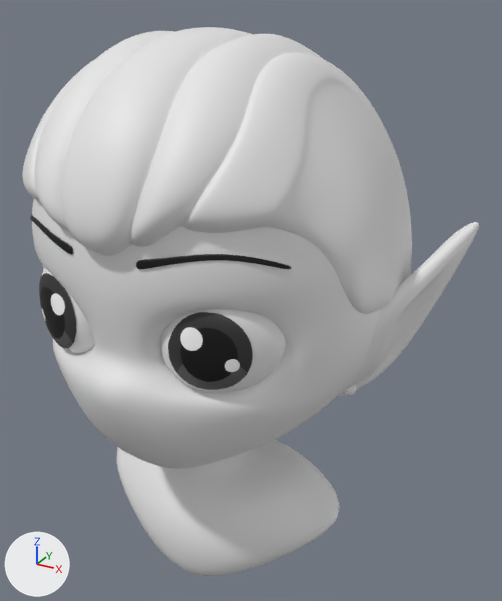
The Blender file Scenes/portrait11.blend: old version first, new version second.
Both versions are drawn from a 50 mm lens placed at (2.12, -3.39, 3.13), pointed at (0.14, 0.22, 1.32). Every picture has the same lights, and +X, +Y and +Z are marked at lower left.

Script lines for the objects in view, before the commit:
```python
ob_earrings_l1 = bpy.data.objects.new('earrings_L1', me_sphere_042)
ob_earrings_l1.location = (0.01, -0.01, 0.0)
ob_eyebrows1 = bpy.data.objects.new('eyebrows1', me_sphere_016)
ob_eyebrows1.location = (0.0, 0.0, 1.7)
ob_eyebrows1.scale = (1.16, 1.16, 1.16)
ob_eyelashes1 = bpy.data.objects.new('eyelashes1', me_sphere_009)
ob_eyelashes1.location = (0.0, 0.0, 1.7)
ob_eyelashes1.scale = (1.16, 1.16, 1.16)
ob_hairbase1 = bpy.data.objects.new('hairBase1', me_sphere_013)
ob_hairbase1.location = (0.0, 0.0, 1.7)
ob_hairbase1.scale = (1.16, 1.16, 1.16)
ob_hairbase3 = bpy.data.objects.new('hairBase3', me_sphere_029)
ob_hairbase3.location = (0.0, 0.0, 0.0)
ob_head = bpy.data.objects.new('head', me_sphere_002)
ob_head.location = (0.0, 0.0, 1.7)
ob_head.scale = (1.16, 1.16, 1.16)
# also in view: 'pupil_R' at (-0.48, -0.67, 1.53); 'eyes' at (0.0, -0.67, 1.53); 'pupil_L' at (0.48, -0.67, 1.53); 'chest' at (0.0, -0.05, 0.15)
```
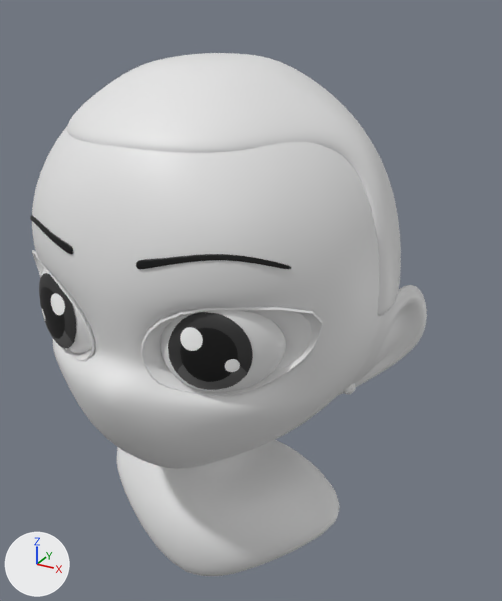
The newer file adds a shape key; the second version is drawn at full value of the shape key 'corner_EXT' of 'eyelashes1', and the change is written as the vertex moves it makes.

ob_boolbangs5 is not drawn itself; it is used by a modifier of ob_hairbase2, ob_hairbase5, ob_hairbase3, ob_hairbase4.

Where the change shows, as pixel boxes [x1, y1, x2, y2] in the pictures (502 x 601 px; the box of a moved part takes in the faces that stretch with it):
'head', reshaped: before [32, 199, 479, 469]; after [32, 127, 427, 469]
'hairBase3', hidden, added: before [22, 27, 412, 314]
'hairBase1', shown: after [67, 53, 401, 316]
'eyelashes1', shown: after [32, 250, 323, 397]
'earrings_L1', moved: before [344, 385, 357, 396]; after [343, 383, 356, 394]
part 1 of me_sphere_002, moved or reshaped: before [326, 222, 479, 405]; after [326, 285, 427, 405]

The change, as a list of edits to the scene's bpy script:
```text
Change me_sphere_002:
    used by ob_head; location = (0.0, 0.0, 1.7); scale = (1.16, 1.16, 1.16)
    remove me_sphere_002.from_pydata(...)  # 7290 vertices, 7288 faces; spans x -1.2..1.2, y -0.92..1.01, z -0.98..0.96
    add me_sphere_002.from_pydata(...)  # 6266 vertices, 6264 faces; spans x -1.04..1.04, y -0.92..1.01, z -0.98..0.96
    me_sphere_002 part 1: 18 vertices moved within x 0.73..1.01, y -0.08..0.36, z -0.66..-0.12; 1838 vertices removed from x 0.7..1.2, y -0.18..0.68, z -0.67..0.16; 1326 vertices added at x 0.72..1.04, y -0.17..0.46, z -0.67..-0.07
    me_sphere_002 part 2: 17 vertices moved within x -1.01..-0.74, y -0.08..0.36, z -0.66..-0.12; 1838 vertices removed from x -1.2..-0.7, y -0.18..0.68, z -0.67..0.16; 1326 vertices added at x -1.04..-0.72, y -0.17..0.46, z -0.67..-0.07
Add me_cube_001:
    me_cube_001.from_pydata(...)  # 32 vertices, 30 faces; spans x -0.172..0.303, y -1.188..-0.46, z 2.18..3.032
    me_cube_001.polygons.foreach_set('use_smooth', [True] * 30)
Change ob_earrings_l1:
    ob_earrings_l1.location: (0.01, -0.01, 0.0) -> (0.0, 0.0, 0.0)
Change ob_hairbase3:
    where _m = ob_hairbase3.modifiers.new('BooleanBangs', 'BOOLEAN')
    add _m.object = ob_boolbangs5
    add ob_hairbase3.hide_set(True)
Change ob_hairbase1:
    remove ob_hairbase1.hide_set(True)
Change ob_eyelashes1:
    remove _m = ob_eyelashes1.modifiers.new('Mirror', 'MIRROR')
    remove _m.use_clip = True
    remove _m = ob_eyelashes1.modifiers.new('Subdivision.001', 'SUBSURF')
    remove _m.use_limit_surface = False
    remove _m = ob_eyelashes1.modifiers.new('Solidify', 'SOLIDIFY')
    remove _m.thickness = 0.02
    remove _m = ob_eyelashes1.modifiers.new('Subdivision', 'SUBSURF')
    remove _m.render_levels = 1
    remove _m.use_limit_surface = False
    remove ob_eyelashes1.hide_set(True)
Add ob_boolbangs5:
    ob_boolbangs5 = bpy.data.objects.new('boolBangs5', me_cube_001)
    ob_boolbangs5.location = (0.0, 0.0, 0.0)
    _m = ob_boolbangs5.modifiers.new('Subdivision', 'SUBSURF')
    _m.render_levels = 1
    _m.use_limit_surface = False
    ob_boolbangs5.hide_set(True)  # its collection is switched off
```
